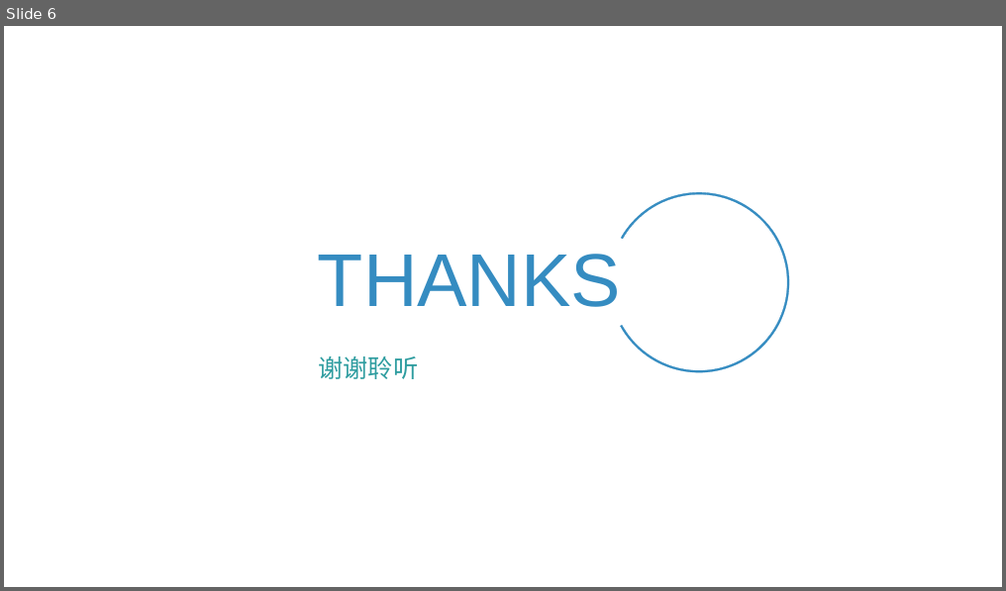
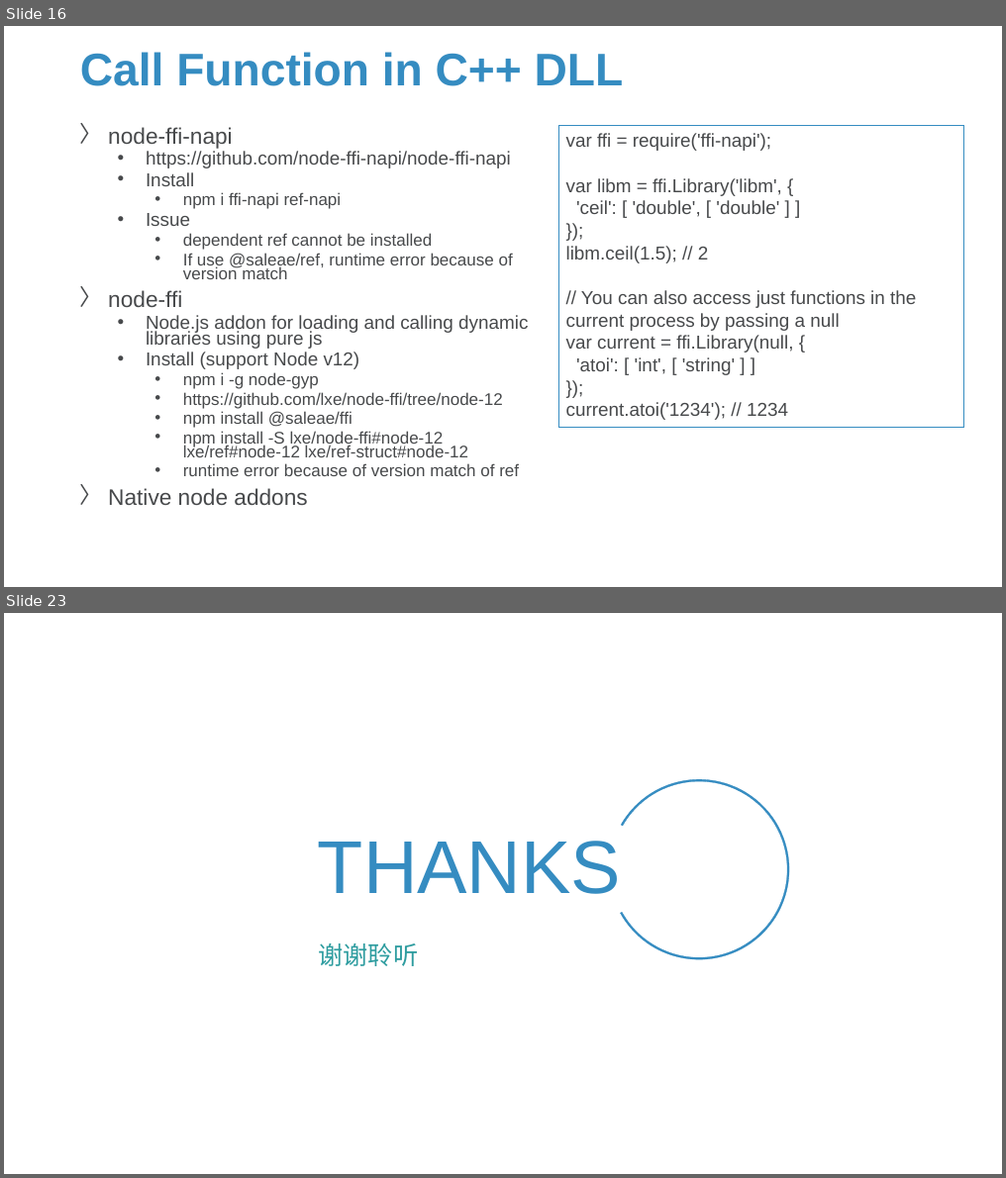
Before and after one commit to Sparks-Lu/TechNotes, a slide deck: Web/Electron-Notes.pptx. Shown one above the other, each under a label of ours: slide 6 before the commit, slides 16 and 23 after it; the slides between them are not shown. The pictures are 1006x591 and 1006x1178 pixels, drawn with LibreOffice and Linux fonts; fonts in the diff are those of the drawing; background and template pictures are left out. Boxes give left, top, right and bottom in pixels: in the first picture for what was removed or moved away, otherwise in the second. Text is boxed around its words. In the diff, an @@ line names an element or a change of style, - is before the commit and + after.

```diff
--- a/Web/Electron-Notes.pptx
+++ b/Web/Electron-Notes.pptx
@@ slide 16 added at bbox=[4, 26, 1002, 587], background picture (left out) @@
@@ title added at bbox=[80, 52, 624, 86], 44 pt, text #358CC1, bold @@
+Call Function in C++ DLL
@@ text added at bbox=[108, 127, 528, 505], 16.2 pt, text #47494B @@
+〉 node-ffi-napi
+  • https://github.com/node-ffi-napi/node-ffi-napi
+  • Install
+    • npm i ffi-napi ref-napi
+  • Issue
+    • dependent ref cannot be installed
+    • If use @saleae/ref, runtime error because of version match
+〉 node-ffi
+  • Node.js addon for loading and calling dynamic libraries using pure js
+  • Install (support Node v12)
+    • npm i -g node-gyp
+    • https://github.com/lxe/node-ffi/tree/node-12
+    • npm install @saleae/ffi
+    • npm install -S lxe/node-ffi#node-12 lxe/ref#node-12 lxe/ref-struct#node-12
+    • runtime error because of version match of ref
+〉 Native node addons
@@ rectangle added at bbox=[558, 125, 964, 427], outline #358CC1 0.75 pt, 18 pt, text #47494B @@
+var ffi = require('ffi-napi');
+var libm = ffi.Library('libm', {
+'ceil': [ 'double', [ 'double' ] ]
+});
+libm.ceil(1.5); // 2
+// You can also access just functions in the current process by passing a null
+var current = ffi.Library(null, {
+'atoi': [ 'int', [ 'string' ] ]
+});
+current.atoi('1234'); // 1234
@@ what was slide 6 is now slide 23 @@
```
Also in this commit, not shown: 4 slides changed, 16 other slides added, 11 other files.
